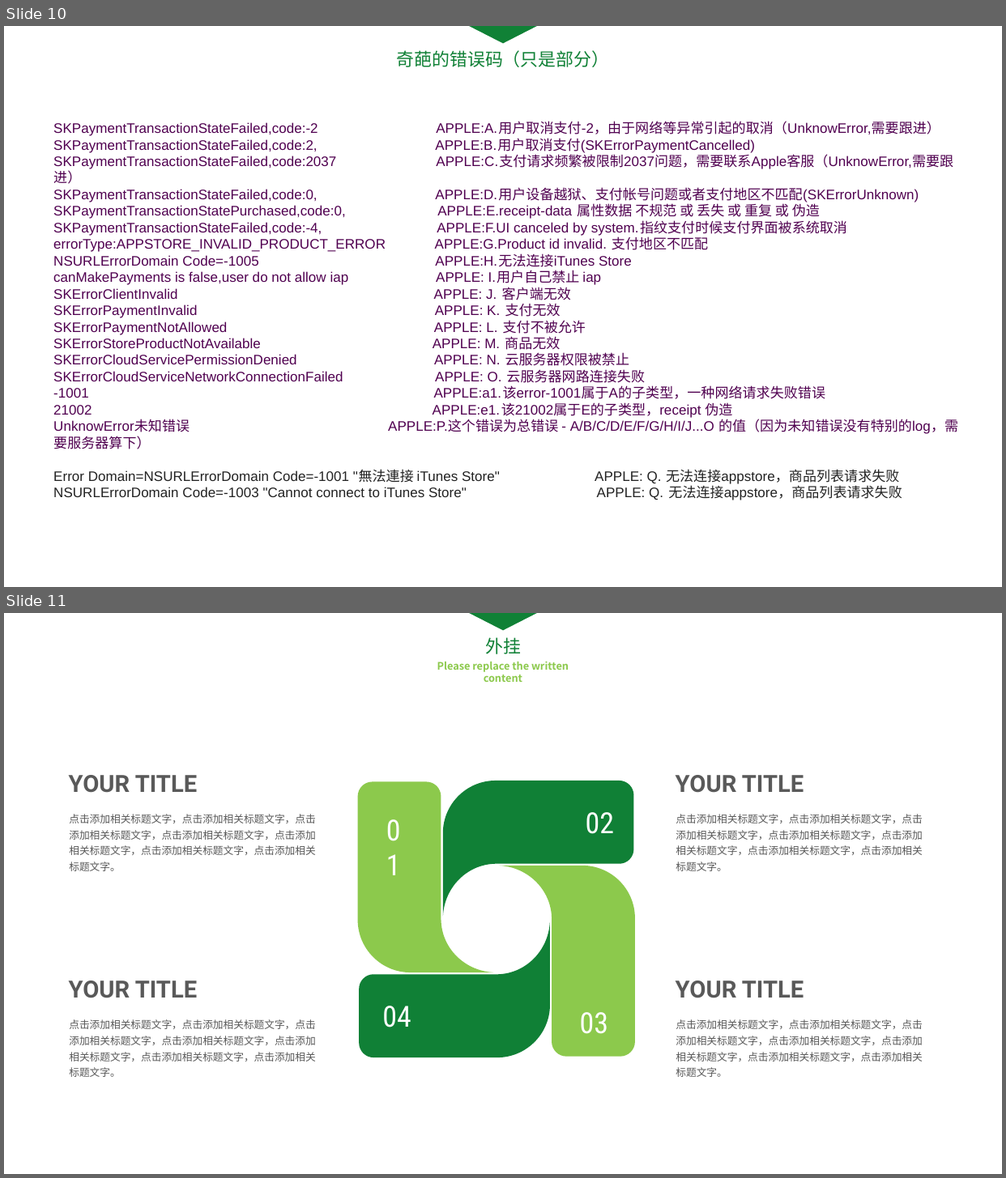
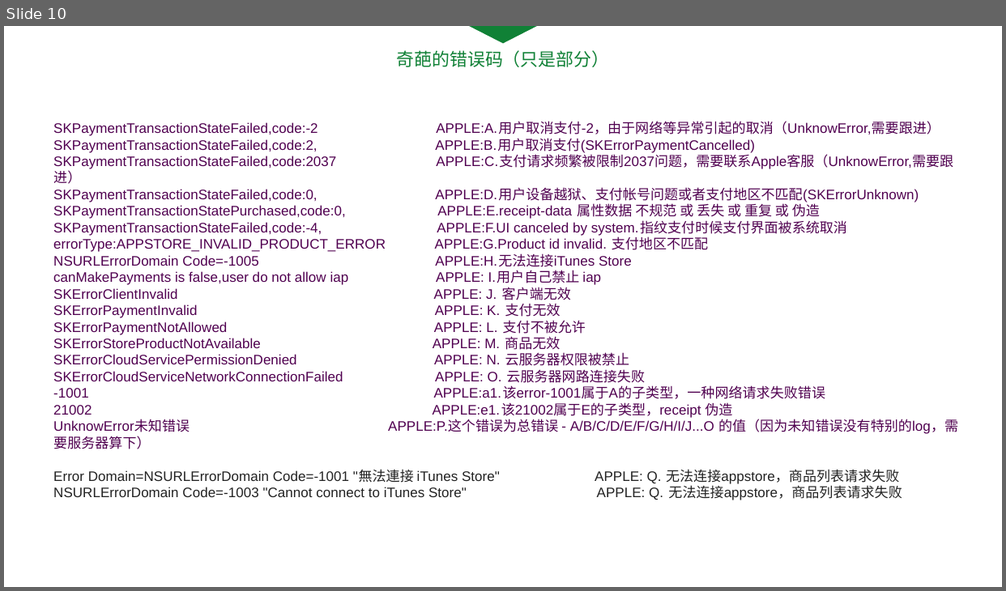
Before and after one commit to qiyer/ApplePayDemo, a slide deck: Pay_PPT/Apple_Pay.pptx. Shown one above the other, each under a label of ours: slides 10 and 11 before the commit, slide 10 after it. The pictures are 1006x1178 and 1006x591 pixels, drawn with LibreOffice and Linux fonts; fonts in the diff are those of the drawing. Boxes give left, top, right and bottom in pixels: in the first picture for what was removed or moved away, otherwise in the second. Text is boxed around its words. In the diff, an @@ line names an element or a change of style, - is before the commit and + after.

```diff
--- a/Pay_PPT/Apple_Pay.pptx
+++ b/Pay_PPT/Apple_Pay.pptx
@@ slide 11 removed at (4,613,1002,1174), background #FFFFFF @@
@@ triangle removed at (467,613,539,630) @@
@@ text removed at (437,661,569,682) @@
-Please replace the written content
@@ text removed at (485,637,521,654) @@
-外挂
@@ text removed at (69,775,197,793) @@
-YOUR TITLE
@@ text removed at (675,775,803,793) @@
-YOUR TITLE
@@ text removed at (69,814,315,871) @@
-点击添加相关标题文字，点击添加相关标题文字，点击添加相关标题文字，点击添加相关标题文字，点击添加相关标题文字，点击添加相关标题文字，点击添加相关标题文字。
@@ text removed at (380,808,420,851) @@
-01
@@ text removed at (586,812,614,834) @@
-02
@@ text removed at (675,814,922,871) @@
-点击添加相关标题文字，点击添加相关标题文字，点击添加相关标题文字，点击添加相关标题文字，点击添加相关标题文字，点击添加相关标题文字，点击添加相关标题文字。
@@ group removed at (357,781,635,1058): 4 freeform shapes @@
@@ text removed at (69,981,197,999) @@
-YOUR TITLE
@@ text removed at (675,981,803,999) @@
-YOUR TITLE
@@ text removed at (69,1020,315,1077) @@
-点击添加相关标题文字，点击添加相关标题文字，点击添加相关标题文字，点击添加相关标题文字，点击添加相关标题文字，点击添加相关标题文字，点击添加相关标题文字。
@@ text removed at (382,1006,411,1028) @@
-04
@@ text removed at (580,1012,608,1034) @@
-03
@@ text removed at (675,1020,922,1077) @@
-点击添加相关标题文字，点击添加相关标题文字，点击添加相关标题文字，点击添加相关标题文字，点击添加相关标题文字，点击添加相关标题文字，点击添加相关标题文字。
```
Also in this commit, not shown: 1 slide changed, 1 slide added.
